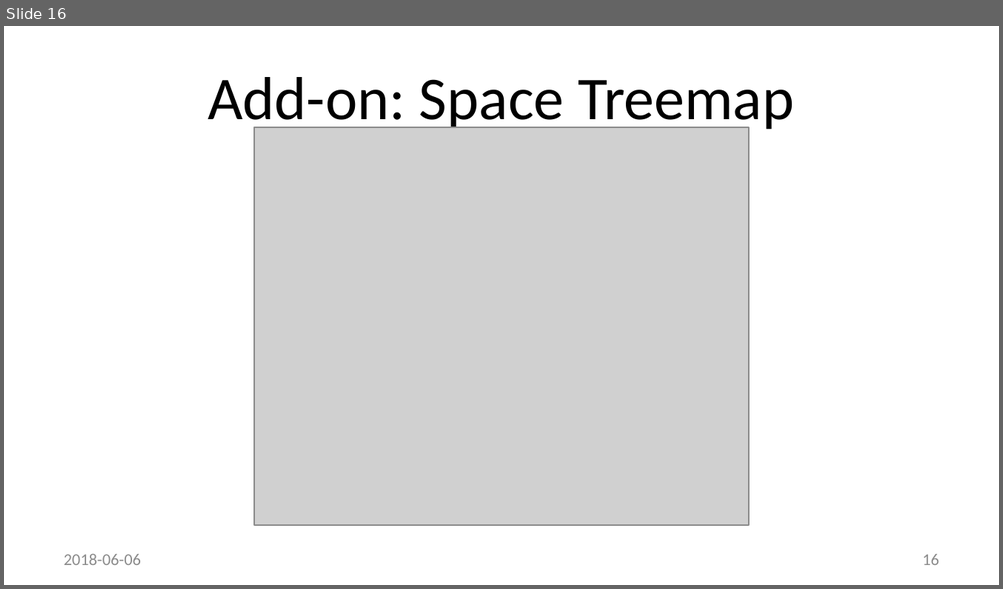
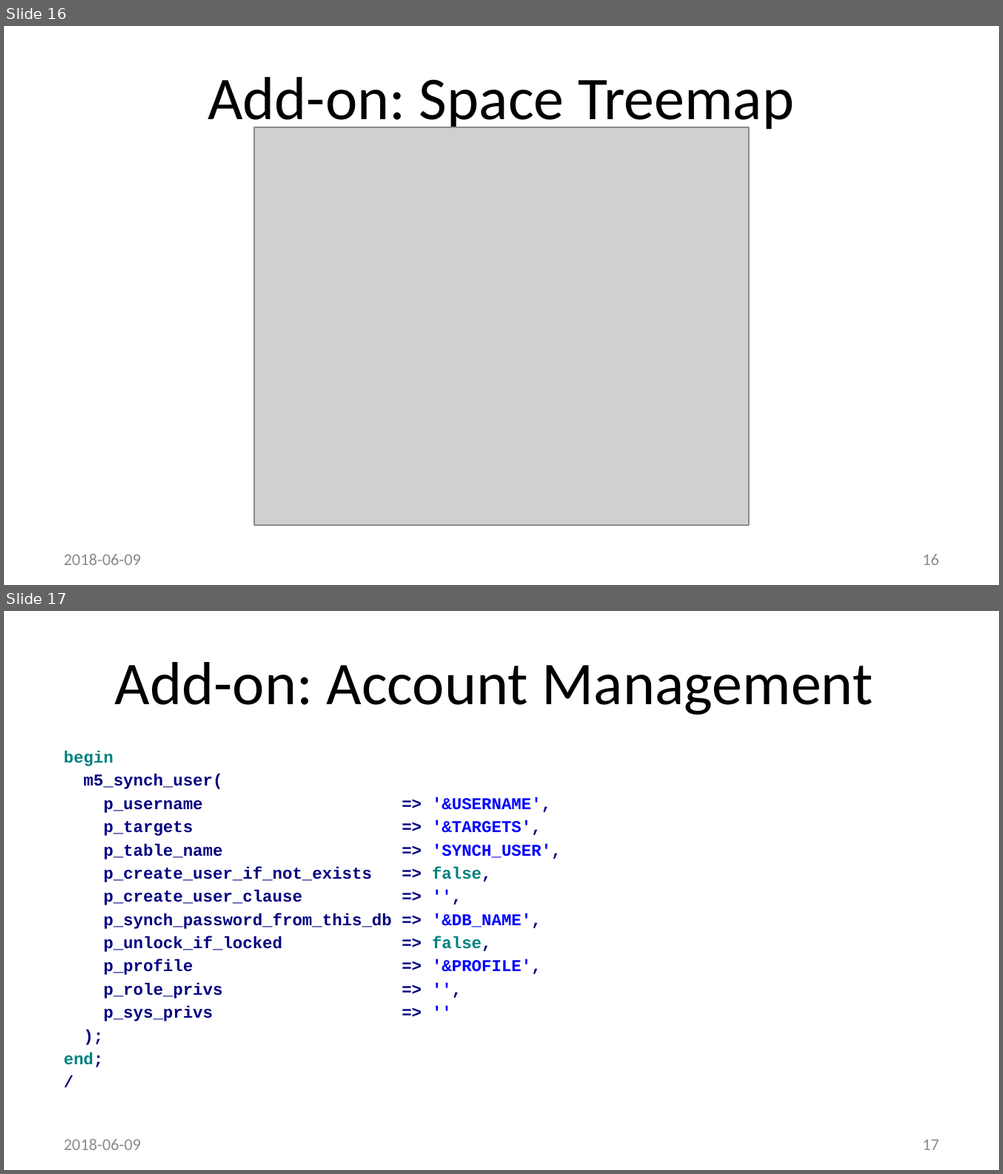
Before and after one commit to method5/method5.github.io, a slide deck: presentations/Method5.pptx. Shown one above the other, each under a label of ours: slide 16 before the commit, slides 16 and 17 after it. The pictures are 1003x589 and 1003x1174 pixels, drawn with LibreOffice and Linux fonts; fonts in the diff are those of the drawing; grey boxes stand for pictures; background and template pictures are left out. Boxes give left, top, right and bottom in pixels: in the first picture for what was removed or moved away, otherwise in the second. Text is boxed around its words. In the diff, an @@ line names an element or a change of style, - is before the commit and + after.

```diff
--- a/presentations/Method5.pptx
+++ b/presentations/Method5.pptx
@@ slide 17 added at [4,611,999,1170], background #FFFFFF @@
@@ title added at [115,662,873,715], 44 pt, text #000000 @@
+Add-on: Account Management
@@ text added at [64,751,561,1068], 12 pt, text #000080, bold @@
+begin
+m5_synch_user(
+p_username => '&USERNAME',
+p_targets => '&TARGETS',
+p_table_name => 'SYNCH_USER',
+p_create_user_if_not_exists => false,
+p_create_user_clause => '',
+p_synch_password_from_this_db => '&DB_NAME',
+p_unlock_if_locked => false,
+p_profile => '&PROFILE',
+p_role_privs => '',
+p_sys_privs => ''
+);
+end;
+/
@@ text added at [64,1139,141,1150], 12 pt, text #8C8C8C @@
+2018-06-09
@@ page number added at [922,1139,939,1150], 12 pt, text #8C8C8C @@
+17
@@ slide 16 changed as well @@
@@ text at [64,554,141,565]: text changed @@
-2018-06-06
+2018-06-09
```
Also in this commit, not shown: 24 other slides changed.
